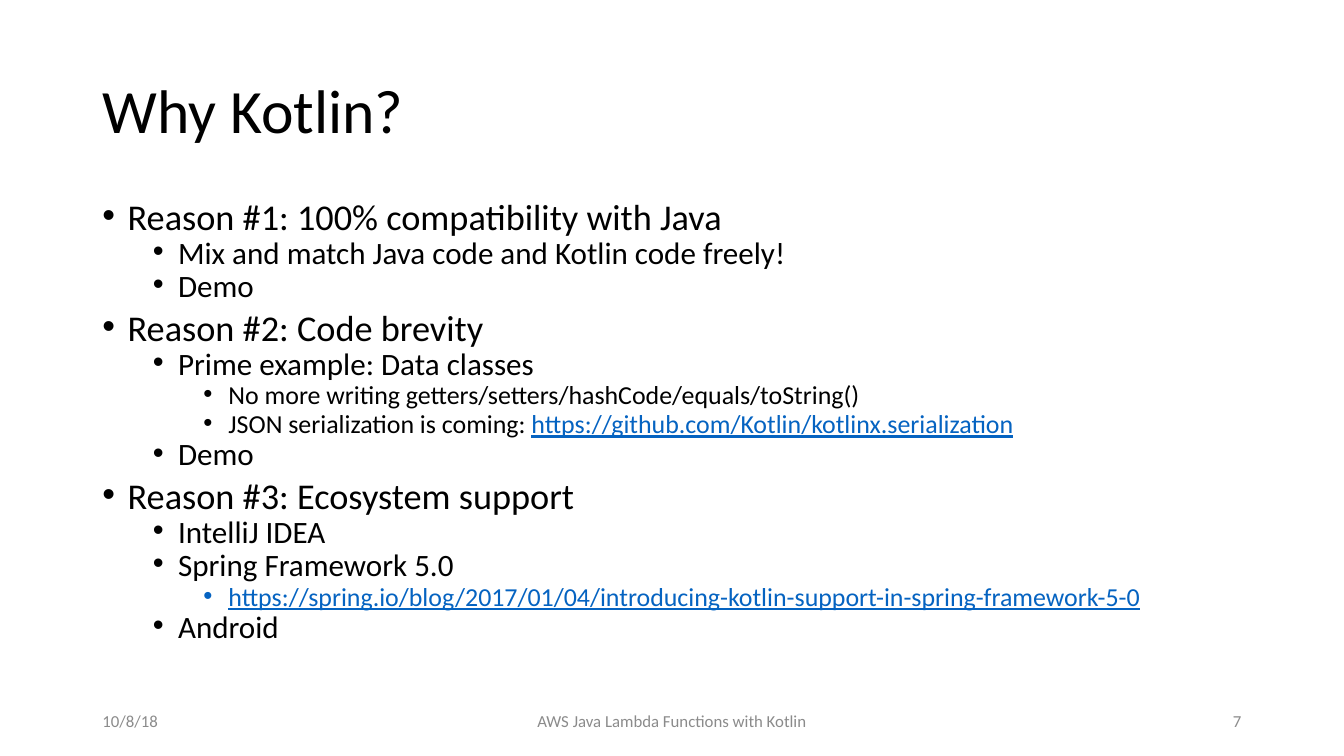
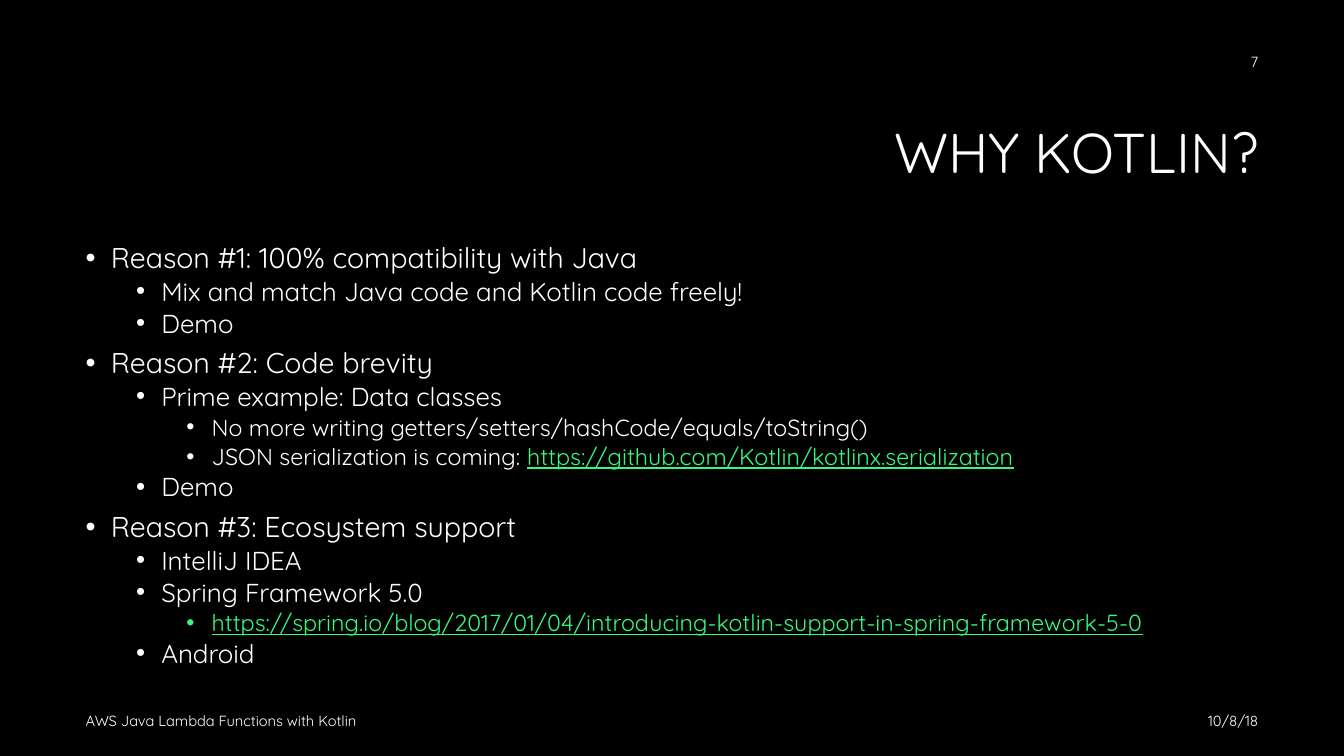
Before and after one commit to jkwuc89/Presentations, a slide deck: slide 7 of AWS Java Lambda Functions with Kotlin Ohio DevFest 2018.pptx. Drawn at 1344x756 pixels with LibreOffice and Linux fonts; fonts in the diff are those of the drawing; background and template pictures are left out. Boxes give left, top, right and bottom in pixels: in the first picture for what was removed or moved away, otherwise in the second. Text is boxed around its words. In the diff, an @@ line names an element or a change of style, - is before the commit and + after.

Commit message:
Updated theme

```diff
--- a/AWS Java Lambda Functions with Kotlin Ohio DevFest 2018.pptx
+++ b/AWS Java Lambda Functions with Kotlin Ohio DevFest 2018.pptx
@@ background #FFFFFF to #000000 @@
@@ page number: place and size @@
-page number at [1233,716,1241,727]
+page number at [1251,56,1259,67]
@@ page number at [1251,56,1259,67]: size 12 to 10.5 pt, font Calibri to Quicksand, text colour #8C8C8C to #FFFFFF @@
@@ title at [894,131,1258,174]: text changed; size 44 to 40 pt; font Calibri to Quicksand; text colour #000000 to #FFFFFF @@
-Why Kotlin?
+WHY KOTLIN?
@@ text "Reason #1: 100% compatibility with ...": place and size @@
-text "Reason #1: 100% compatibility with ..." at [128,204,1139,639]
+text "Reason #1: 100% compatibility with ..." at [111,247,1142,664]
@@ text "Reason #1: 100% compatibility with ..." at [111,247,1142,664]: size 25.9 to 20.3 pt in "Reason #1: 100% compatibility with Java", "Reason #2: Code brevity", "Reason #3: Ecosystem support"; font Calibri to Quicksand; text colour #000000 to #FFFFFF in "Reason #1: 100% compatibility with Java", "Mix and match Java code and Kotlin ...", "Demo", "Reason #2: Code brevity" and 8 more places; size 22.2 to 18.5 pt in "Mix and match Java code and Kotlin ...", "Demo", "Prime example: Data classes", "Demo" and 3 more places; size 18.5 to 16.6 pt in "No more writing getters/setters/hashCode/equals/toString()", "JSON serialization is coming: https://github.com/Kotlin/kotl ...", "https://spring.io/blog/2017/01/04/introducing-kotlin-support ..."; text colour #0563C1 to #35FA7F in "https://github.com/Kotlin/kotlinx.serialization", "https://spring.io/blog/2017/01/04/introducing-kotlin-support ..."; line spacing 0.7 to 0.8 @@
@@ text "AWS Java Lambda Functions with ...": place and size @@
-text "AWS Java Lambda Functions with ..." at [537,715,806,727]
+text "AWS Java Lambda Functions with ..." at [86,715,356,726]
@@ text "AWS Java Lambda Functions with ..." at [86,715,356,726]: size 12 to 10.5 pt, font Calibri to Quicksand, text colour #8C8C8C to #FFFFFF; alignment centre to left @@
@@ text "10/8/18": place and size @@
-text "10/8/18" at [102,715,157,728]
+text "10/8/18" at [1208,714,1258,728]
@@ text "10/8/18" at [1208,714,1258,728]: size 12 to 10.5 pt, font Calibri to Quicksand, text colour #8C8C8C to #FFFFFF; alignment left to right @@
```
Also in this commit, not shown: 12 other slides changed.
